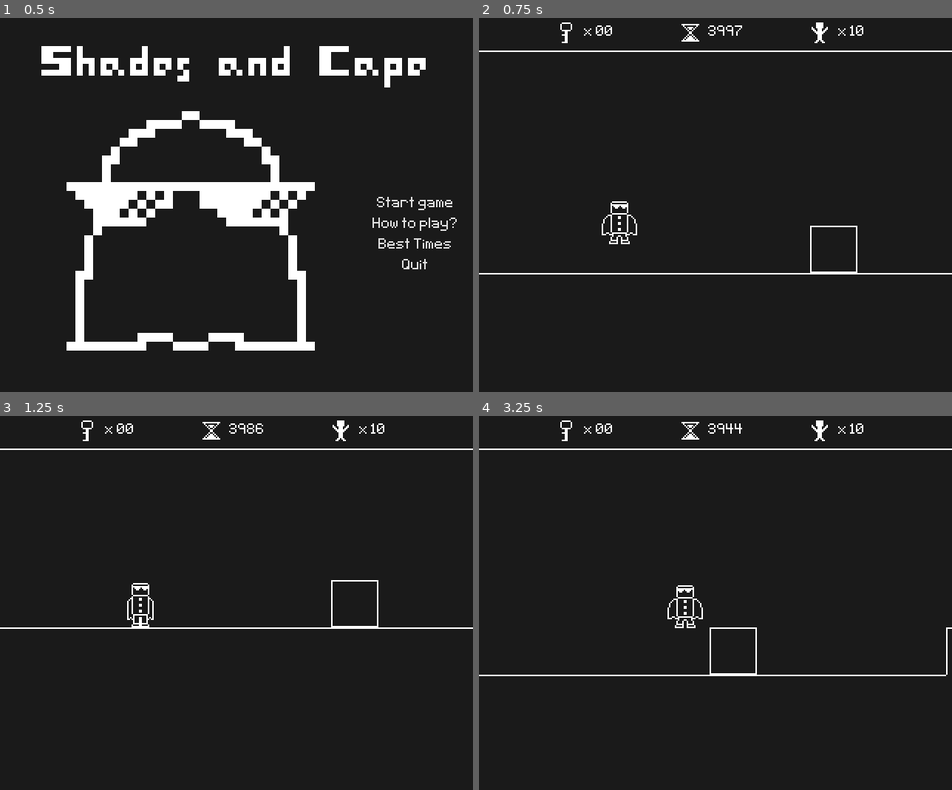
Above: before the commit, frames 1-4 (two rows, left to right).
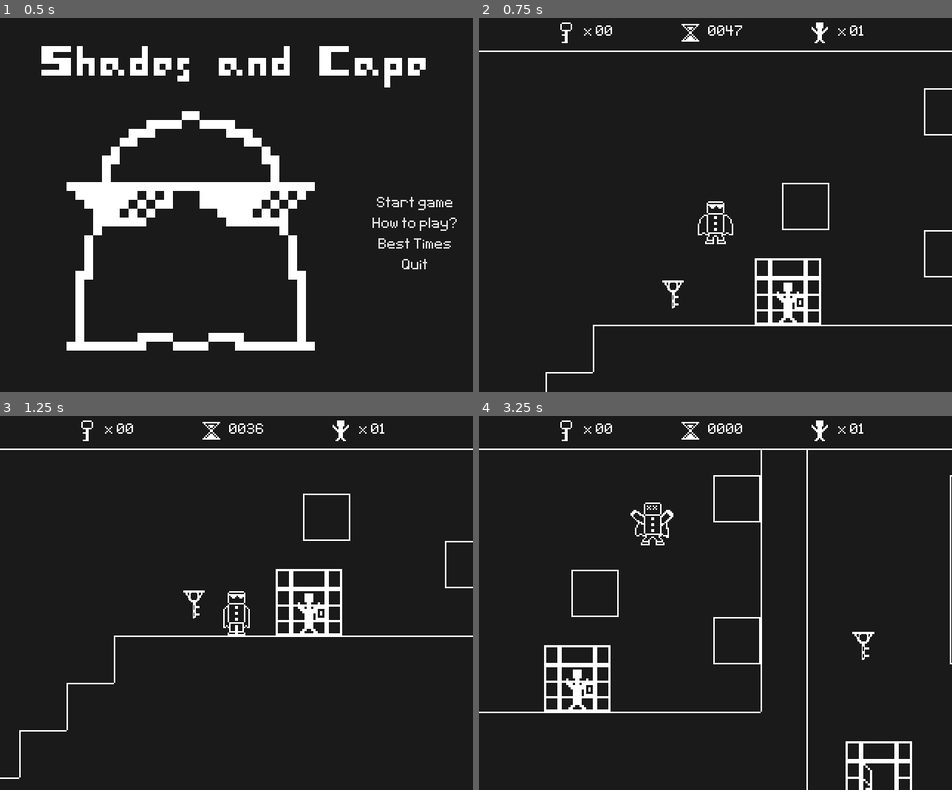
Above: after the commit, the same moments.

Repository: Kiel97/bialjam2019
Game: Godot game, scene res://Menu/MainMenu.tscn
Two runs of this game, one before a commit and one after it. Both use one fixed random seed, a clock stepped at 60 frames per second and the inputs below.
Inputs:
- Up to frame 1 (0.5 s): no input
- Up to frame 2 (0.75 s): click "Start game" at 0.5 s
- Up to frame 3 (1.25 s): no input
- Up to frame 4 (3.25 s): hold Right (move_right) 1.28-2.78 s; tap Up (jump) at 1.52, 2.27 s; hold Left (move_left) from 2.78 s (still down)

Frame 1 is identical in both runs. In frame 2, 3.0% of the frame differs, in the area x 0-100%, y 1-100%; in frame 3, 3.0%; in frame 4, 4.4%.

Commit message:
Simplified level for testing purposes

Diff:
--- a/Bialjam2019/Levels/Level.tscn
+++ b/Bialjam2019/Levels/Level.tscn
@@ -13,7 +13,7 @@
 script = ExtResource( 1 )
 end_bottom = 1050
 end_right = 3250
-time_to_complete = 4000
+time_to_complete = 50
 
 [node name="Misc" type="TileMap" parent="."]
 visible = false
@@ -94,7 +94,6 @@
 position = Vector2( 1151, 72 )
 
 [node name="Cages" type="Node" parent="."]
-editor/display_folded = true
 
 [node name="Cage" parent="Cages" instance=ExtResource( 6 )]
 position = Vector2( 612, 453 )
@@ -102,72 +101,58 @@
 
 [node name="Cage2" parent="Cages" instance=ExtResource( 6 )]
 position = Vector2( 816, 518 )
-state = 2
 
 [node name="Cage3" parent="Cages" instance=ExtResource( 6 )]
 position = Vector2( 1081, 646 )
-state = 0
 
 [node name="Cage4" parent="Cages" instance=ExtResource( 6 )]
 position = Vector2( 1208, 646 )
 
 [node name="Cage5" parent="Cages" instance=ExtResource( 6 )]
 position = Vector2( 1144, 293 )
-state = 0
 
 [node name="Cage6" parent="Cages" instance=ExtResource( 6 )]
 position = Vector2( 1391, 293 )
-state = 2
 
 [node name="Cage7" parent="Cages" instance=ExtResource( 6 )]
 position = Vector2( 1523, 293 )
-state = 2
 
 [node name="Cage8" parent="Cages" instance=ExtResource( 6 )]
 position = Vector2( 1308, 901 )
-state = 0
 
 [node name="Cage9" parent="Cages" instance=ExtResource( 6 )]
 position = Vector2( 1539, 933 )
 
 [node name="Cage10" parent="Cages" instance=ExtResource( 6 )]
 position = Vector2( 2199, 869 )
-state = 0
 
 [node name="Cage11" parent="Cages" instance=ExtResource( 6 )]
 position = Vector2( 2015, 646 )
-state = 0
 
 [node name="Cage12" parent="Cages" instance=ExtResource( 6 )]
 position = Vector2( 2572, 614 )
-state = 2
 
 [node name="Cage13" parent="Cages" instance=ExtResource( 6 )]
 position = Vector2( 2768, 485 )
-state = 0
 
 [node name="Cage14" parent="Cages" instance=ExtResource( 6 )]
 position = Vector2( 3086, 230 )
-state = 0
 
 [node name="Cage15" parent="Cages" instance=ExtResource( 6 )]
 position = Vector2( 2768, 230 )
-state = 2
 
 [node name="Cage16" parent="Cages" instance=ExtResource( 6 )]
 position = Vector2( 2700, 230 )
 
 [node name="Cage17" parent="Cages" instance=ExtResource( 6 )]
 position = Vector2( 2512, 230 )
-state = 0
 
 [node name="Cage18" parent="Cages" instance=ExtResource( 6 )]
 position = Vector2( 2447, 230 )
-state = 0
 
 [node name="Hero" parent="." instance=ExtResource( 7 )]
 editor/display_folded = true
-position = Vector2( 95, 556 )
+position = Vector2( 563, 393 )
 [connection signal="counter_prisoners" from="." to="Hero" method="_on_Level_counter_prisoners"]
 [connection signal="died" from="Hero" to="." method="_on_Hero_died"]
 [connection signal="won" from="Hero" to="." method="_on_Hero_won"]
